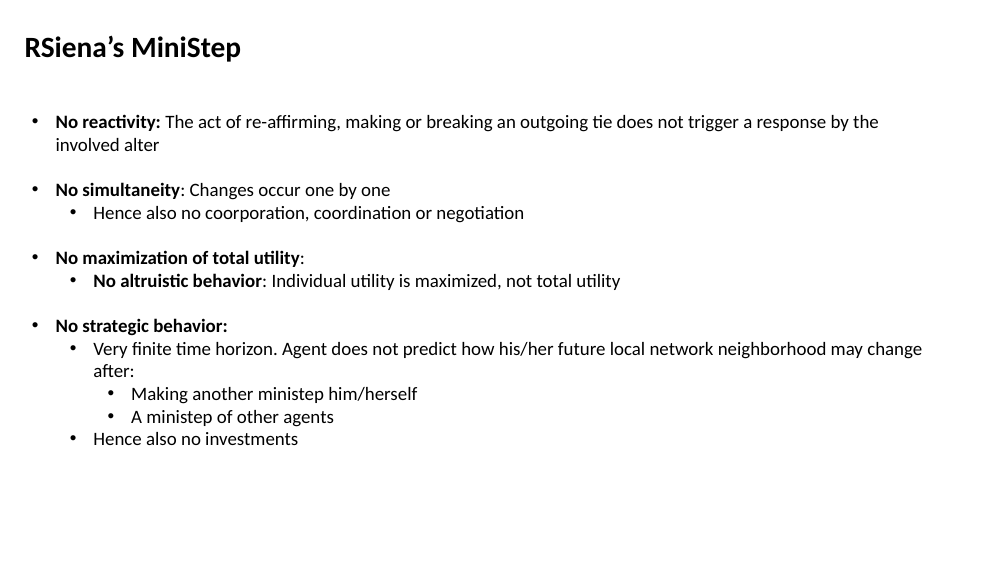
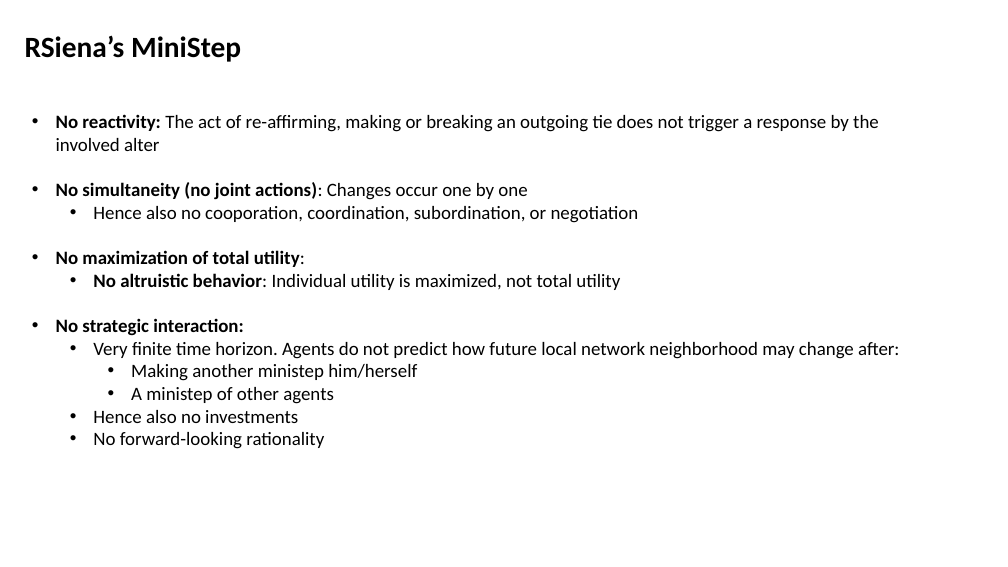
Before and after one commit to Niels-Vullings/RsienaTwoStep, a slide deck: slide 8 of nonbuild/RsienaTwoStep_JT.pptm (slide 13 before the commit). Drawn at 1008x567 pixels with LibreOffice and Linux fonts; fonts in the diff are those of the drawing. Boxes give left, top, right and bottom in pixels: in the first picture for what was removed or moved away, otherwise in the second. Text is boxed around its words. In the diff, an @@ line names an element or a change of style, - is before the commit and + after.

Commit message:
behavior

```diff
--- a/nonbuild/RsienaTwoStep_JT.pptm
+++ b/nonbuild/RsienaTwoStep_JT.pptm
@@ text at (56, 182, 639, 223): text changed @@
-• No simultaneity: Changes occur one by one
-  • Hence also no coorporation, coordination or negotiation
+• No simultaneity (no joint actions): Changes occur one by one
+  • Hence also no cooporation, coordination, subordination, or negotiation
@@ text at (56, 318, 899, 359): text changed @@
-• No strategic behavior:
-  • Very finite time horizon. Agent does not predict how his/her future local network neighborhood may change after:
+• No strategic interaction:
+  • Very finite time horizon. Agents do not predict how future local network neighborhood may change after:
@@ text at (93, 432, 324, 449): paragraph added @@
+  • No forward-looking rationality
```
Also in this commit, not shown: 31 other slides changed, 14 slides added, 14 slides removed, 51 other files.
